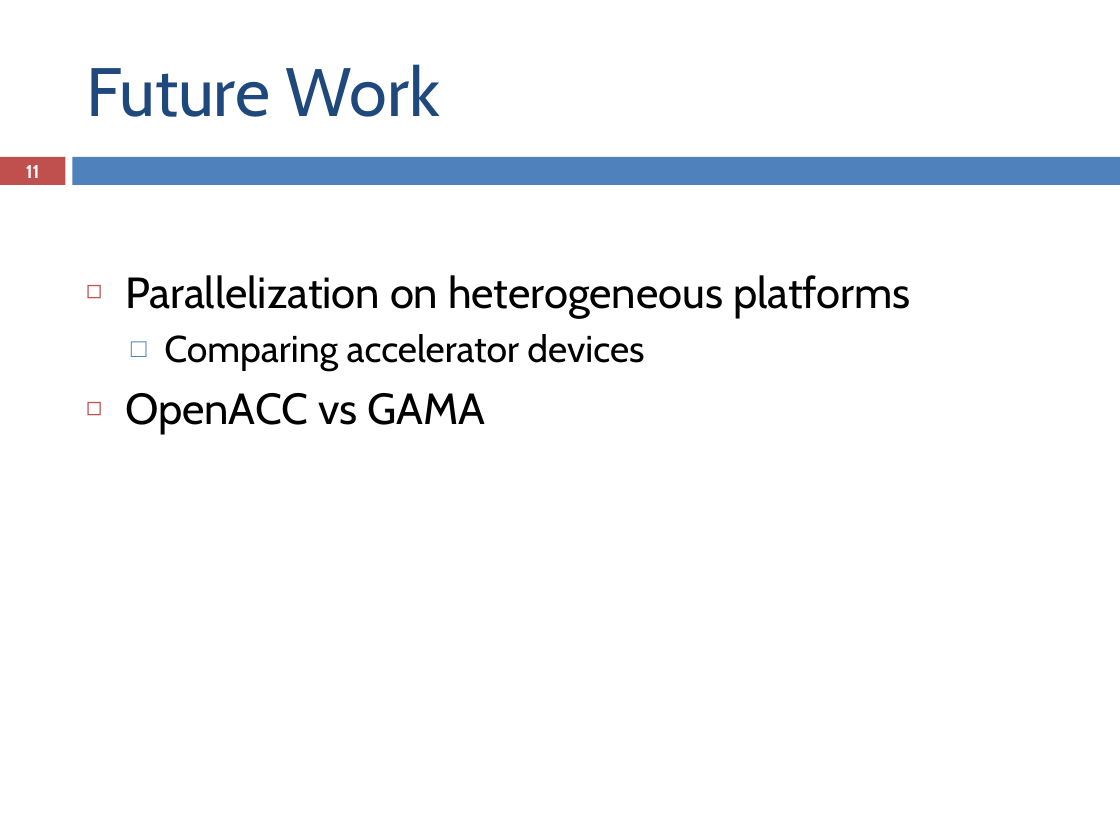
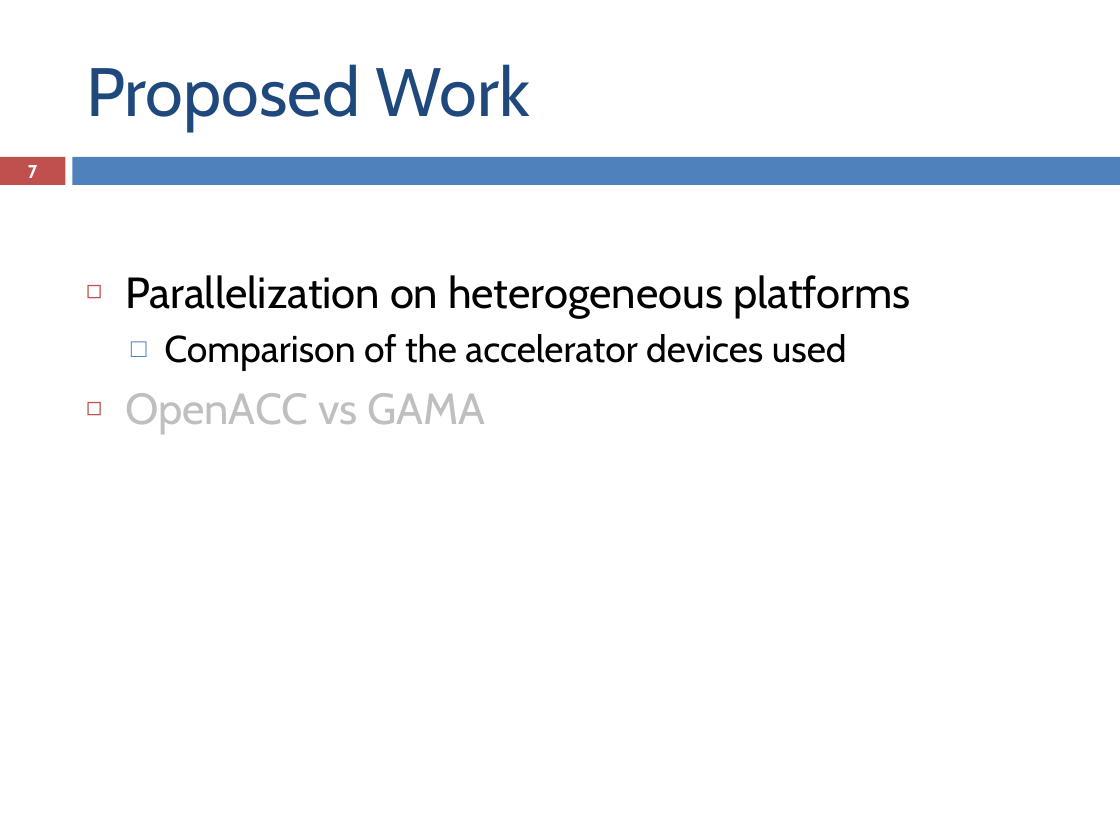
Before and after one commit to ampereira/mscthesis-liptool, a slide deck: slide 7 of doc/pre-thesis/presentation/pre-thesis_presentation.pptx (slide 11 before the commit). Drawn at 1120x840 pixels with LibreOffice and Linux fonts; fonts in the diff are those of the drawing. Boxes give left, top, right and bottom in pixels: in the first picture for what was removed or moved away, otherwise in the second. Text is boxed around its words. In the diff, an @@ line names an element or a change of style, - is before the commit and + after.

```diff
--- a/doc/pre-thesis/presentation/pre-thesis_presentation.pptx
+++ b/doc/pre-thesis/presentation/pre-thesis_presentation.pptx
@@ title at (86, 64, 530, 131): text changed @@
-Future Work
+Proposed Work
@@ page number at (28, 165, 37, 178): text changed @@
-11
+7
@@ text at (164, 334, 847, 371): text changed @@
-  □ Comparing accelerator devices
+  □ Comparison of the accelerator devices used
@@ text at (125, 393, 485, 434): text colour #000000 to #BFBFBF in "OpenACC vs GAMA" @@
```
Also in this commit, not shown: 8 other slides changed, 4 slides added, 2 slides removed, 7 other files.
